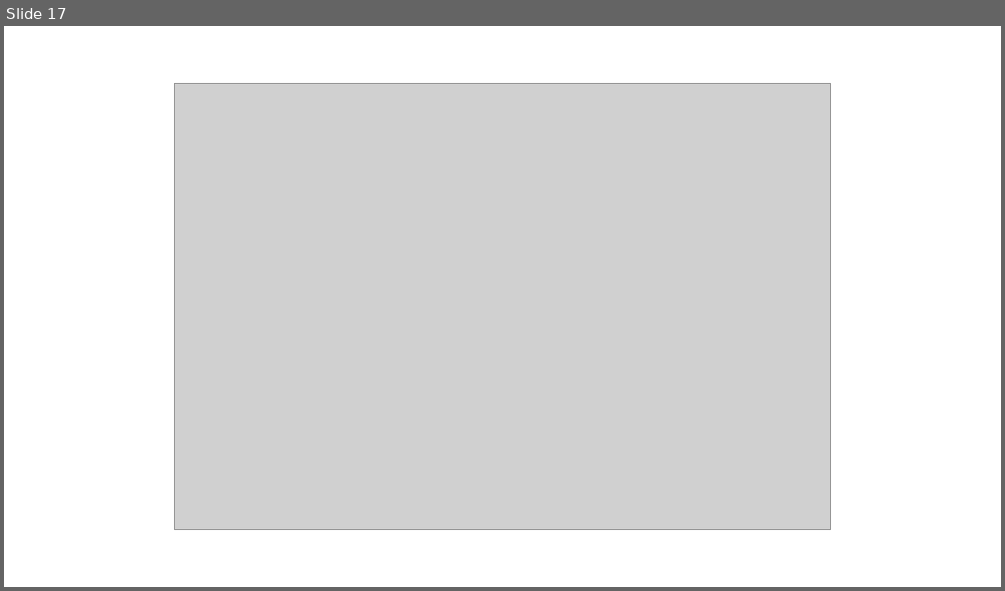
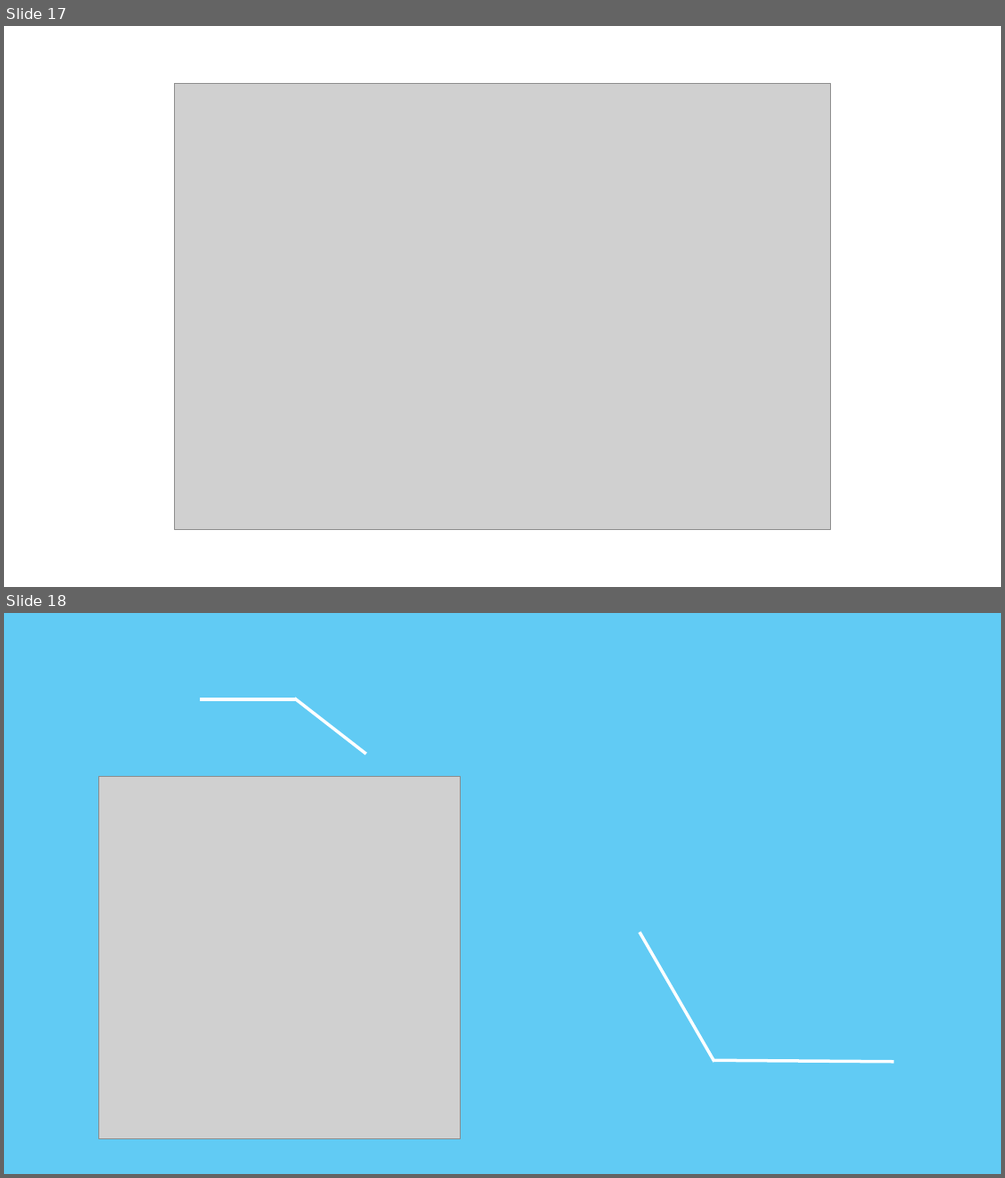
Before and after one commit to ShrutiSabbanii/VRHorror, a slide deck: SRS.pptx. Shown one above the other, each under a label of ours: slide 17 before the commit, slides 17 and 18 after it. The pictures are 1005x591 and 1005x1178 pixels, drawn with LibreOffice and Linux fonts; fonts in the diff are those of the drawing; grey boxes stand for pictures. Boxes give left, top, right and bottom in pixels: in the first picture for what was removed or moved away, otherwise in the second. Text is boxed around its words. In the diff, an @@ line names an element or a change of style, - is before the commit and + after.

```diff
--- a/SRS.pptx
+++ b/SRS.pptx
@@ slide 18 added at (x1=4, y1=613, x2=1001, y2=1174), background #61CBF4 @@
@@ line added from (297, 699) to (199, 699), #FFFFFF 3 pt @@
@@ line added from (366, 754) to (295, 698), #FFFFFF 3 pt @@
@@ picture added at (x1=98, y1=777, x2=461, y2=1139) @@
@@ line added from (639, 933) to (714, 1062), #FFFFFF 3 pt @@
@@ line added from (713, 1060) to (894, 1062), #FFFFFF 3 pt @@
```
Also in this commit, not shown: 2 other slides added, 5 other files.
